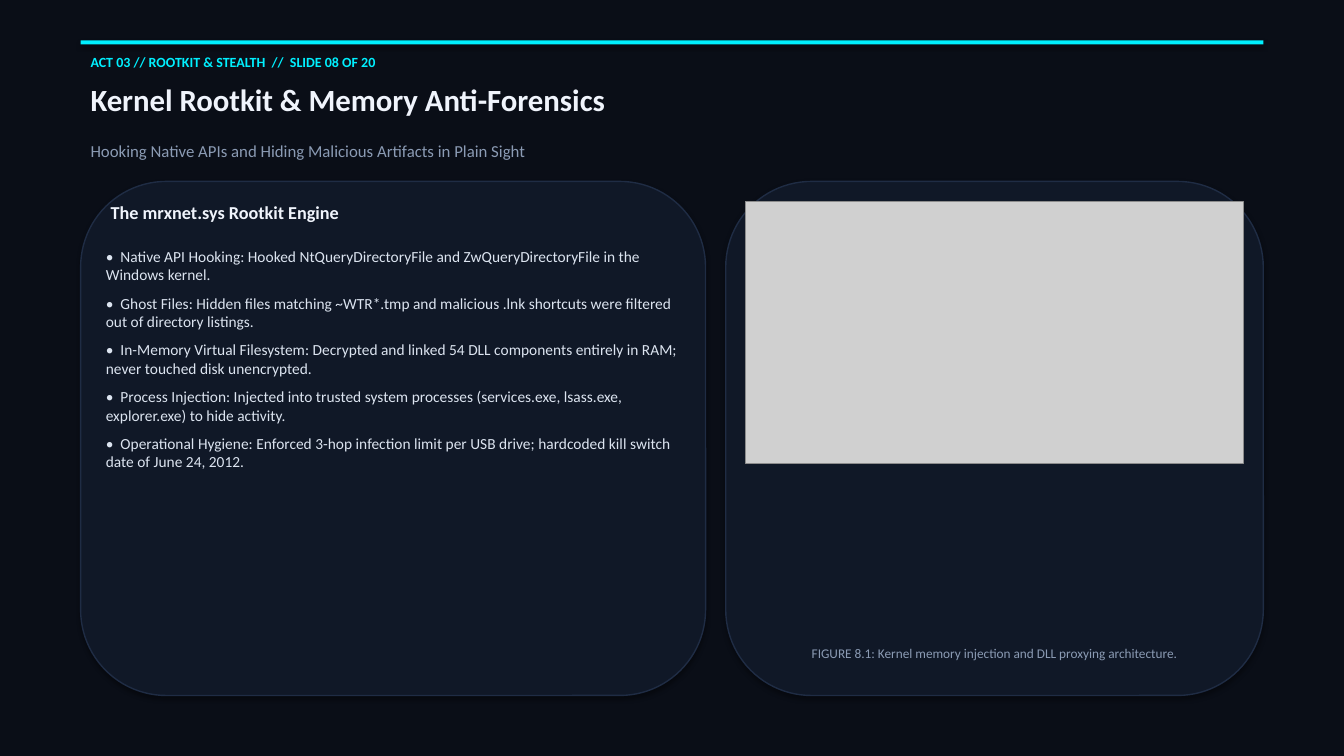
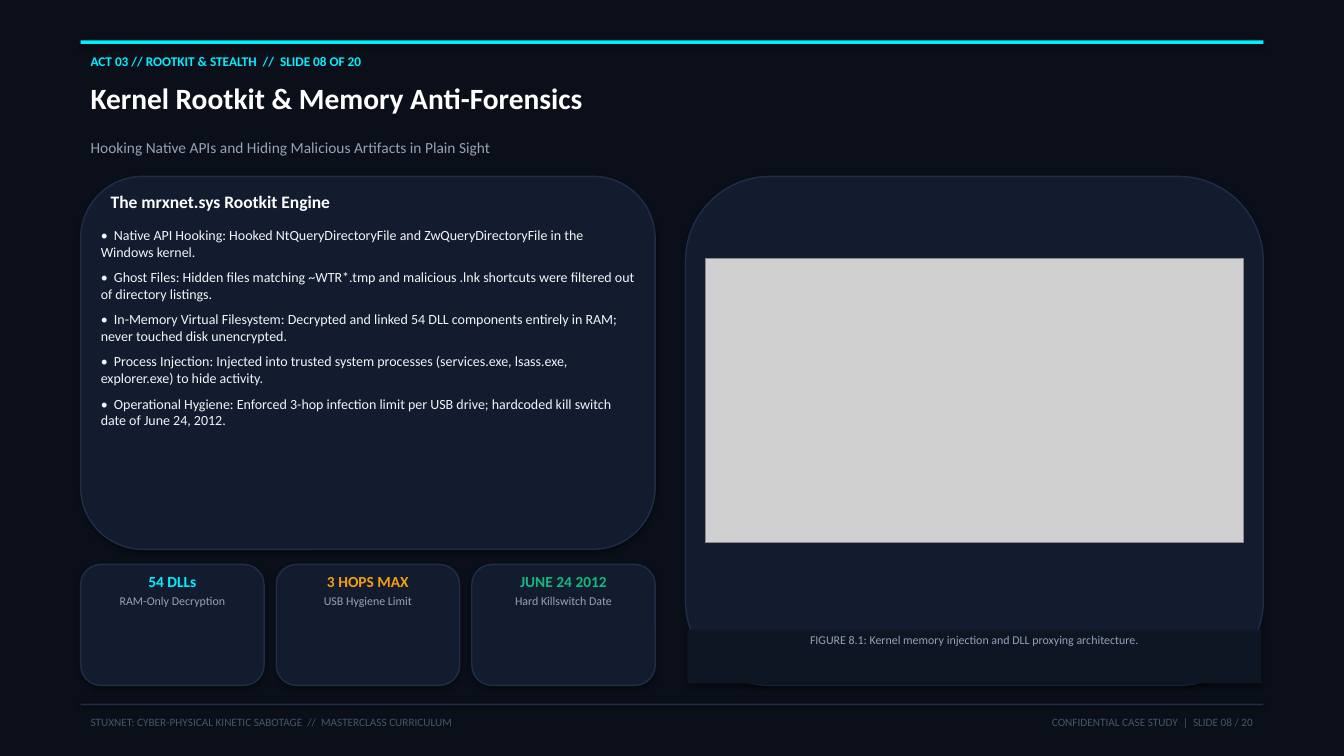
Before and after one commit to sivaoffl04/Cyber-Blog, a slide deck: slide 8 of Case Study/STUXNET/STUXNET_Masterclass_Seminar_20_Slides.pptx. Drawn at 1344x756 pixels with LibreOffice and Linux fonts; fonts in the diff are those of the drawing; grey boxes stand for pictures. Boxes give left, top, right and bottom in pixels: in the first picture for what was removed or moved away, otherwise in the second. Text is boxed around its words. In the diff, an @@ line names an element or a change of style, - is before the commit and + after.

Commit message:
feat(case-studies): add comprehensive vulnerability remediation and incident protection blueprints to all case studies and enhance Stuxnet masterclass PPTX

```diff
--- a/Case Study/STUXNET/STUXNET_Masterclass_Seminar_20_Slides.pptx
+++ b/Case Study/STUXNET/STUXNET_Masterclass_Seminar_20_Slides.pptx
@@ rectangle at [0,0,1344,756]: fill #0A0E17 to #0B0F19 @@
@@ text "ACT 03 // ROOTKIT & ..." at [91,57,361,66]: size 10 to 9.5 pt @@
@@ text "Kernel Rootkit & Memory Anti-Forensics" at [91,88,582,114]: size 22 to 21 pt, text colour #F0F4FC to #FFFFFF @@
@@ text "Hooking Native APIs and Hiding ..." at [91,142,490,156]: size 12 to 11 pt, text colour #8B9BB4 to #94A3B8 @@
@@ rounded rectangle: place and size @@
-rounded rectangle at [81,181,706,696]
+rounded rectangle at [81,176,655,549]
@@ rounded rectangle at [81,176,655,549]: fill #101827 to #131C2E; outline #1F2C44 1 pt to #1F2E47 1 pt @@
@@ rounded rectangle at [686,176,1263,686]: fill #101827 to #131C2E; outline #1F2C44 1 pt to #1F2E47 1 pt @@
@@ rounded rectangle: place and size @@
-rounded rectangle at [726,181,1263,696]
+rounded rectangle at [686,176,1263,686]
@@ text "The mrxnet.sys Rootkit Engine": place and size @@
-text "The mrxnet.sys Rootkit Engine" at [111,206,339,222]
+text "The mrxnet.sys Rootkit Engine" at [111,195,330,211]
@@ text "The mrxnet.sys Rootkit Engine" at [111,195,330,211]: size 13 to 12.5 pt, text colour #F0F4FC to #FFFFFF @@
@@ text "• Native API Hooking: Hooked ...": place and size @@
-text "• Native API Hooking: Hooked ..." at [106,251,677,469]
+text "• Native API Hooking: Hooked ..." at [101,230,634,427]
@@ text "• Native API Hooking: Hooked ..." at [101,230,634,427]: size 11 to 10 pt, text colour #DCE4F0 to #F1F5F9; less space between paragraphs @@
@@ picture: place and size @@
-picture at [746,202,1243,464]
+picture at [706,259,1243,542]
@@ rounded rectangle added at [81,565,264,686], fill #131C2E, outline #1F2E47 1 pt @@
@@ rounded rectangle added at [276,565,460,686], fill #131C2E, outline #1F2E47 1 pt @@
@@ rounded rectangle added at [472,565,655,686], fill #131C2E, outline #1F2E47 1 pt @@
@@ text added at [120,577,225,607], 8.5 pt, text #94A3B8 @@
+54 DLLs
+RAM-Only Decryption
@@ text added at [324,577,412,607], 8.5 pt, text #94A3B8 @@
+3 HOPS MAX
+USB Hygiene Limit
@@ text added at [515,577,612,605], 8.5 pt, text #94A3B8 @@
+JUNE 24 2012
+Hard Killswitch Date
@@ rectangle added at [688,630,1261,684], fill #0E1523 @@
@@ text "FIGURE 8.1: Kernel memory injection ...": place and size @@
-text "FIGURE 8.1: Kernel memory injection ..." at [812,649,1177,660]
+text "FIGURE 8.1: Kernel memory injection ..." at [810,636,1139,646]
@@ text "FIGURE 8.1: Kernel memory injection ..." at [810,636,1139,646]: size 9.5 to 8.5 pt, text colour #8B9BB4 to #94A3B8 @@
@@ rectangle added at [81,704,1263,705], fill #1F2E47 @@
@@ text added at [91,719,452,726], 8 pt, text #475569 @@
+STUXNET: CYBER-PHYSICAL KINETIC SABOTAGE // MASTERCLASS CURRICULUM
@@ text added at [1052,718,1252,726], 8 pt, text #475569 @@
+CONFIDENTIAL CASE STUDY | SLIDE 08 / 20
```
Also in this commit, not shown: 19 other slides changed, 5 other files.
